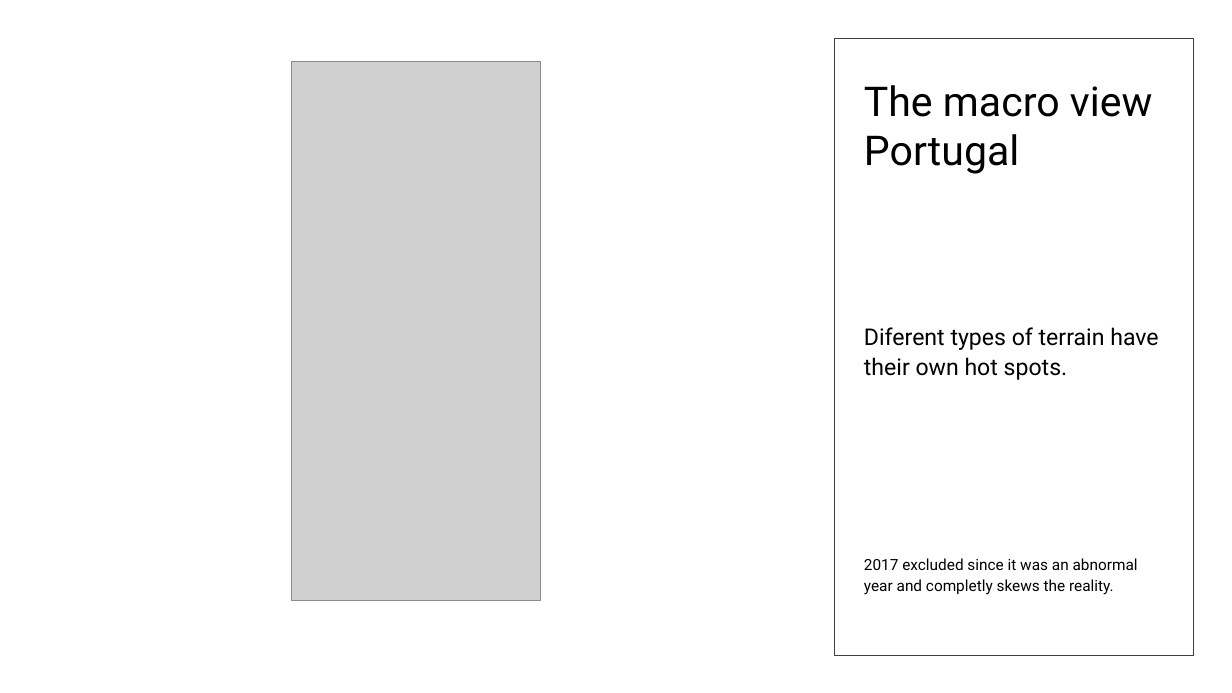
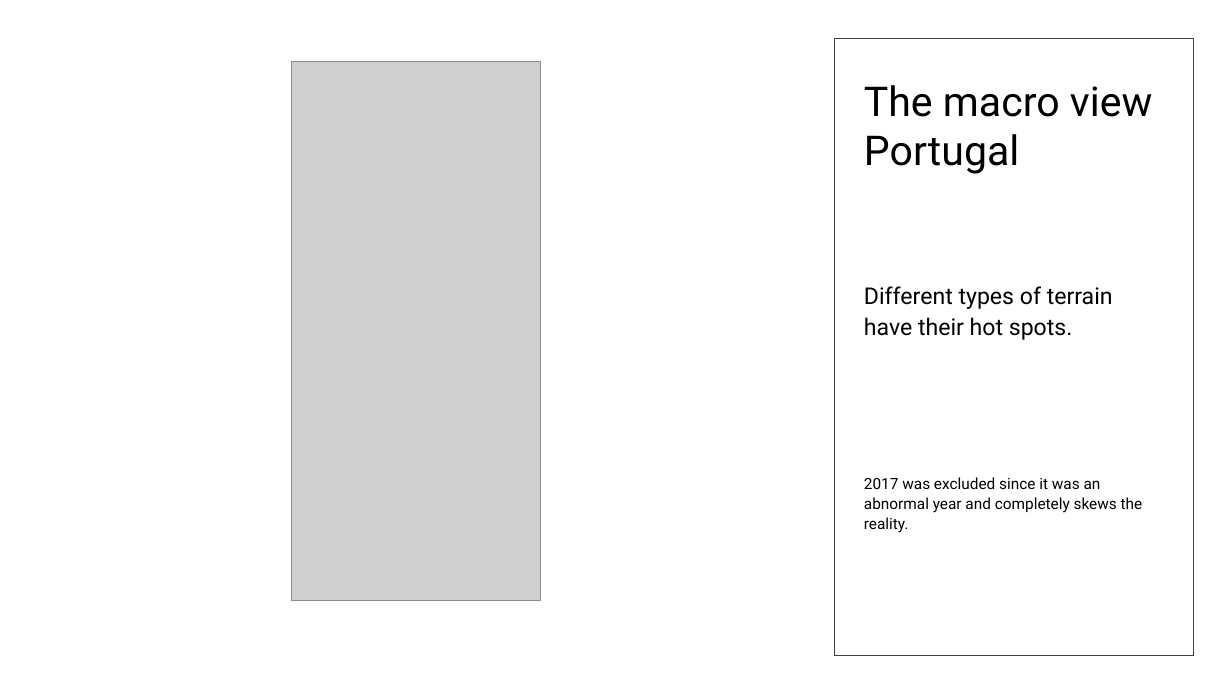
Before and after one commit to Simao-Lopes/Fire-Project, a slide deck: slide 3 of Presentation/The fires in Portugal.pptx. Drawn at 1232x693 pixels with LibreOffice and Linux fonts; fonts in the diff are those of the drawing; grey boxes stand for pictures. Boxes give left, top, right and bottom in pixels: in the first picture for what was removed or moved away, otherwise in the second. Text is boxed around its words. In the diff, an @@ line names an element or a change of style, - is before the commit and + after.

```diff
--- a/Presentation/The fires in Portugal.pptx
+++ b/Presentation/The fires in Portugal.pptx
@@ text at [864, 286, 1143, 533]: text changed @@
-Diferent types of terrain have their own hot spots.
-2017 excluded since it was an abnormal year and completly skews the reality.
+Different types of terrain have their hot spots.
+2017 was excluded since it was an abnormal year and completely skews the reality.
```
Also in this commit, not shown: 9 other slides changed, 18 other files.
